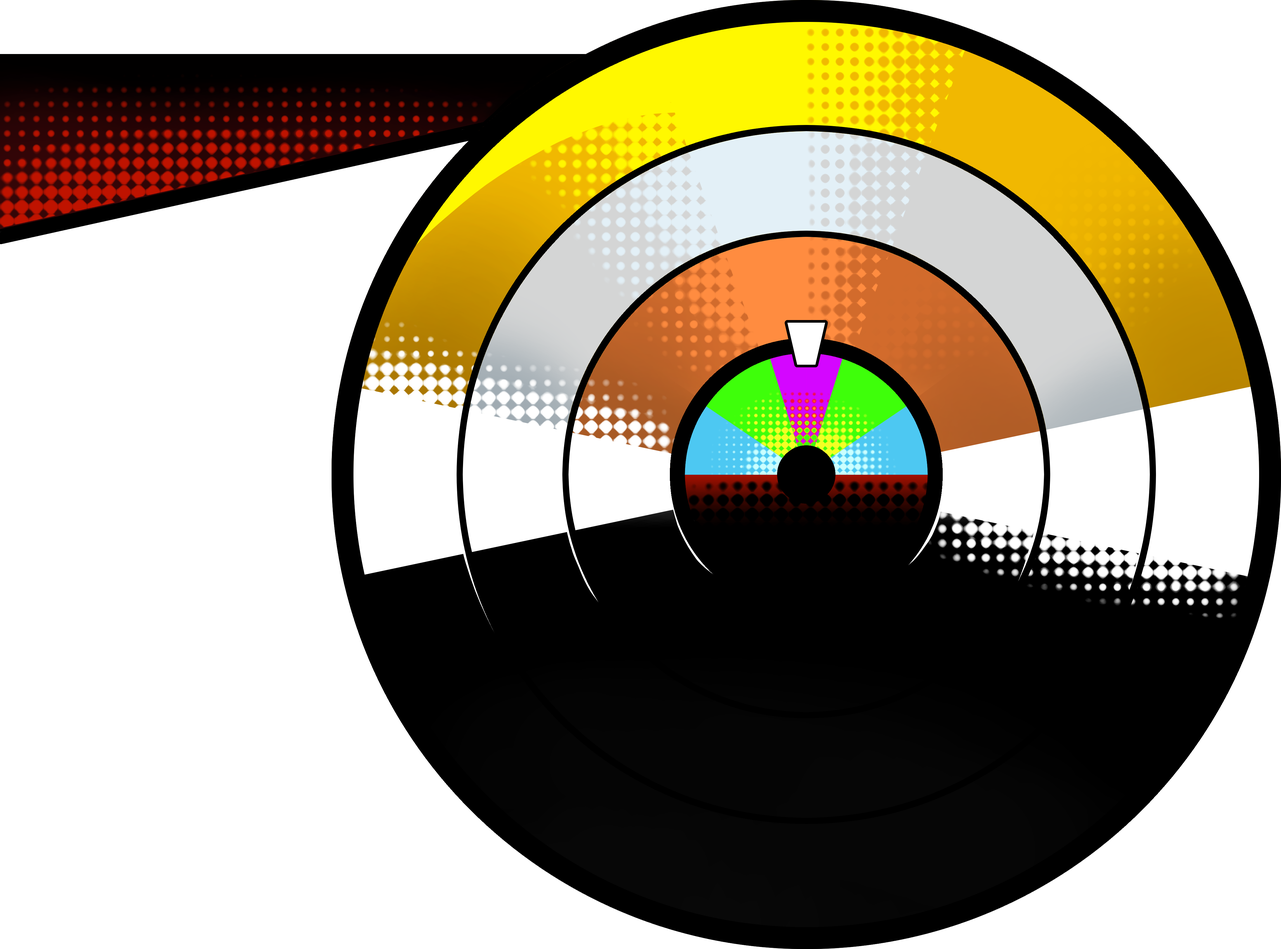
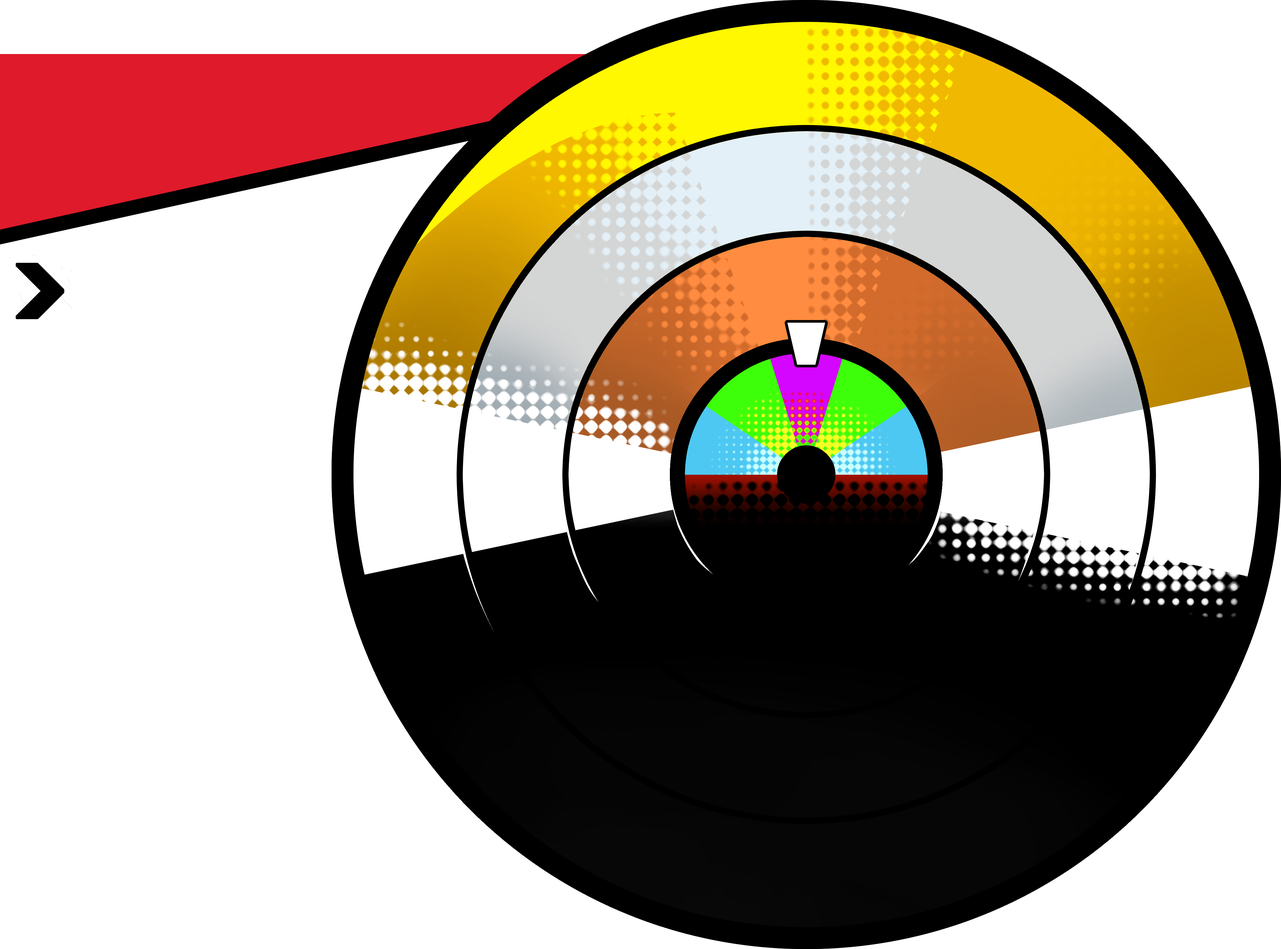
The second 1281×949 image is a revision of the first. Changes to its layers:
added group "UI-Buttons" with 20 layers above "UI_Record-Win" over [9, 254, 72, 320]
added layer "button_highlighted_next" in group "UI-Buttons" over [15, 262, 65, 320]
added layer "button_selected_next" in group "UI-Buttons" over [15, 262, 65, 320]
added layer "button_pressed_next" in group "UI-Buttons" over [15, 262, 65, 320]
added layer "button_disabled_next" (50%) in group "UI-Buttons" over [15, 262, 65, 320]
added layer "button_unselected_exit-back" (1st of 2, in "UI-Buttons") in group "UI-Buttons" over [15, 257, 70, 320]
added layer "button_highlighted_exit-back" in group "UI-Buttons" over [9, 257, 72, 320]
added layer "button_unselected_exit-back" (2nd of 2, in "UI-Buttons") in group "UI-Buttons" over [9, 257, 72, 320]
added layer "button_pressed_exit-back" in group "UI-Buttons" over [9, 257, 72, 320]
added layer "button_disabled_exit-back" (50%) in group "UI-Buttons" over [9, 257, 72, 320]
added layer "button_unselected_exit-to" in group "UI-Buttons" over [15, 257, 69, 320]
added layer "button_highlighted_exit-to" in group "UI-Buttons" over [9, 257, 71, 320]
added layer "button_selected_exit-to" in group "UI-Buttons" over [9, 257, 71, 320]
added layer "button_pressed_exit-to" in group "UI-Buttons" over [9, 257, 71, 320]
added layer "button_disabled_exit-to" (50%) in group "UI-Buttons" over [9, 257, 71, 320]
added layer "button_unselected_restart" in group "UI-Buttons" over [15, 262, 65, 320]
added layer "button_highlighted_restart" in group "UI-Buttons" over [9, 254, 71, 320]
added layer "button_selected_restart" in group "UI-Buttons" over [9, 254, 71, 320]
added layer "button_pressed_restart" in group "UI-Buttons" over [9, 254, 71, 320]
added layer "button_disabled_restart" (50%) in group "UI-Buttons" over [9, 254, 71, 320]
added layer "UI-DEC_Top-Bar-Win" (2nd of 3) above "UI-DEC_Top-Bar-Win" over [0, 54, 586, 245]
…and 1 more changes (1 added)
